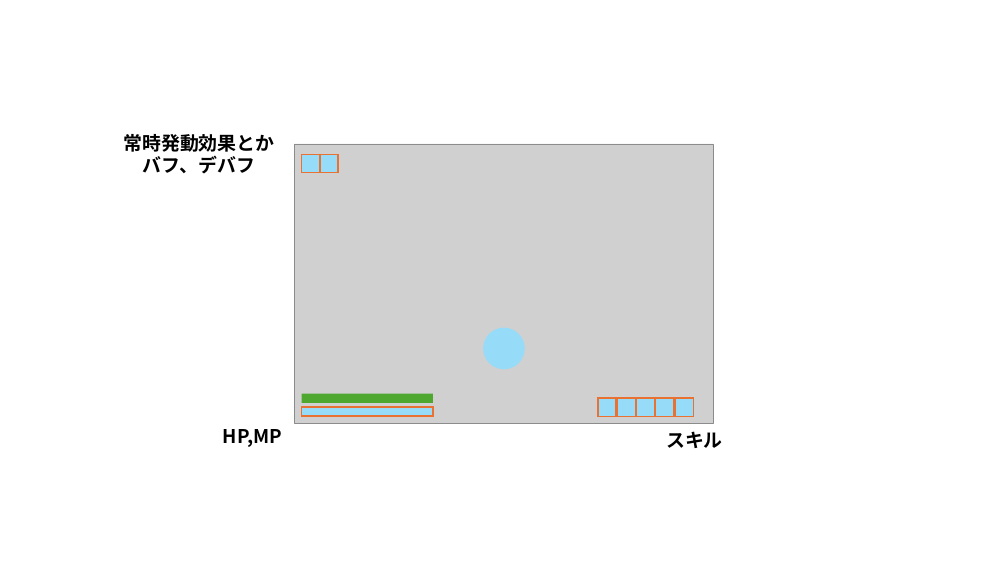
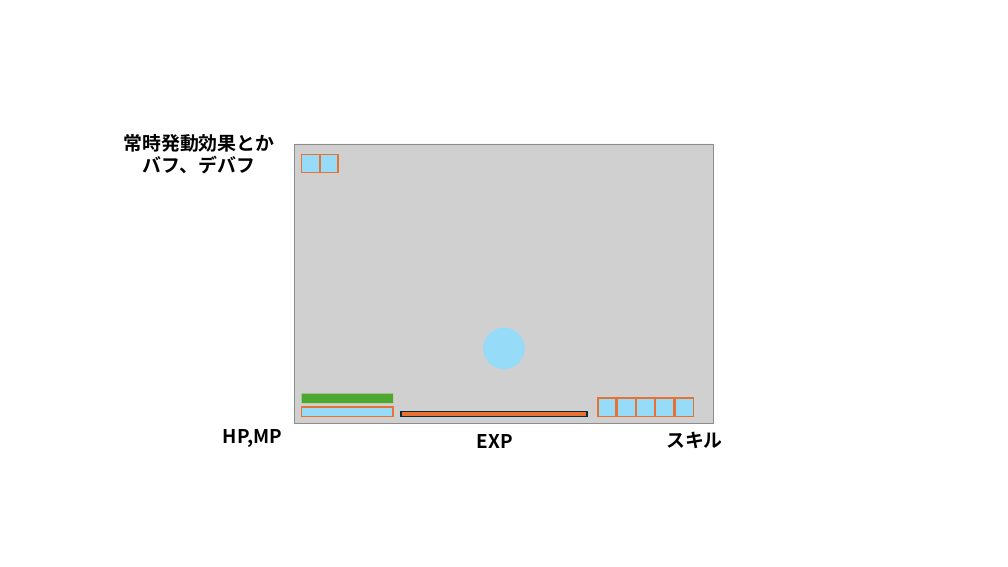
Before and after one commit to KDT-Takai/POE, a slide deck: slide 4 of ゲーム制作.pptx. Drawn at 1008x567 pixels with LibreOffice and Linux fonts; fonts in the diff are those of the drawing; grey boxes stand for pictures. Boxes give left, top, right and bottom in pixels: in the first picture for what was removed or moved away, otherwise in the second. Text is boxed around its words. In the diff, an @@ line names an element or a change of style, - is before the commit and + after.

```diff
--- a/ゲーム制作.pptx
+++ b/ゲーム制作.pptx
@@ rectangle: place and size @@
-rectangle at box(302, 394, 433, 403)
+rectangle at box(302, 394, 393, 404)
@@ rectangle: place and size @@
-rectangle at box(302, 407, 433, 416)
+rectangle at box(302, 407, 393, 417)
@@ rectangle added at box(401, 411, 587, 417), fill #E97132, outline #092A39 1.5 pt @@
@@ text added at box(477, 434, 513, 448), 18 pt, text #000000, bold @@
+EXP
```
Also in this commit, not shown: 36 other files.
